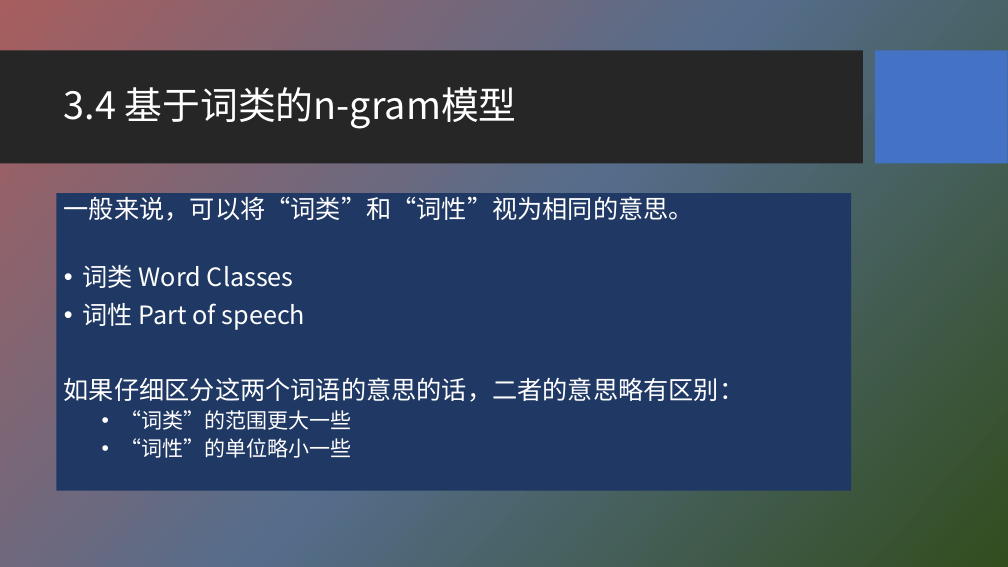
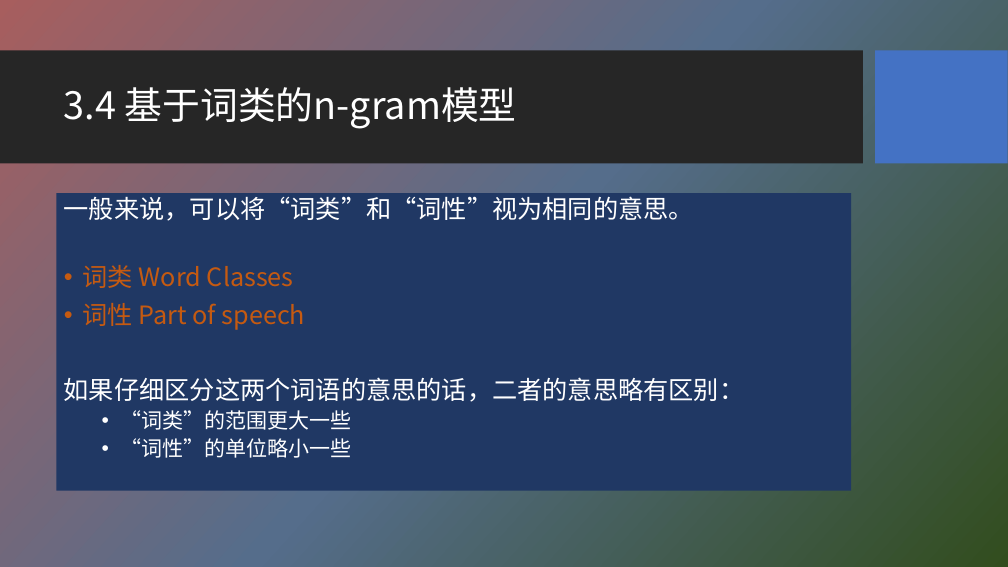
Before and after one commit to HBU/NLP_PPT, a slide deck: slide 34 of PPT-2020/ch03 n元语法模型.pptx (slide 35 before the commit). Drawn at 1008x567 pixels with LibreOffice and Linux fonts; fonts in the diff are those of the drawing; background and template pictures are left out. Boxes give left, top, right and bottom in pixels: in the first picture for what was removed or moved away, otherwise in the second. Text is boxed around its words. In the diff, an @@ line names an element or a change of style, - is before the commit and + after.

```diff
--- a/PPT-2020/ch03 n元语法模型.pptx
+++ b/PPT-2020/ch03 n元语法模型.pptx
@@ text at <box>83,265,306,330</box>: text colour #FFFFFF to #C55A11 in "词类 Word Classes", "词性 Part of speech" @@
```
Also in this commit, not shown: 2 other slides changed, 1 slide removed.
